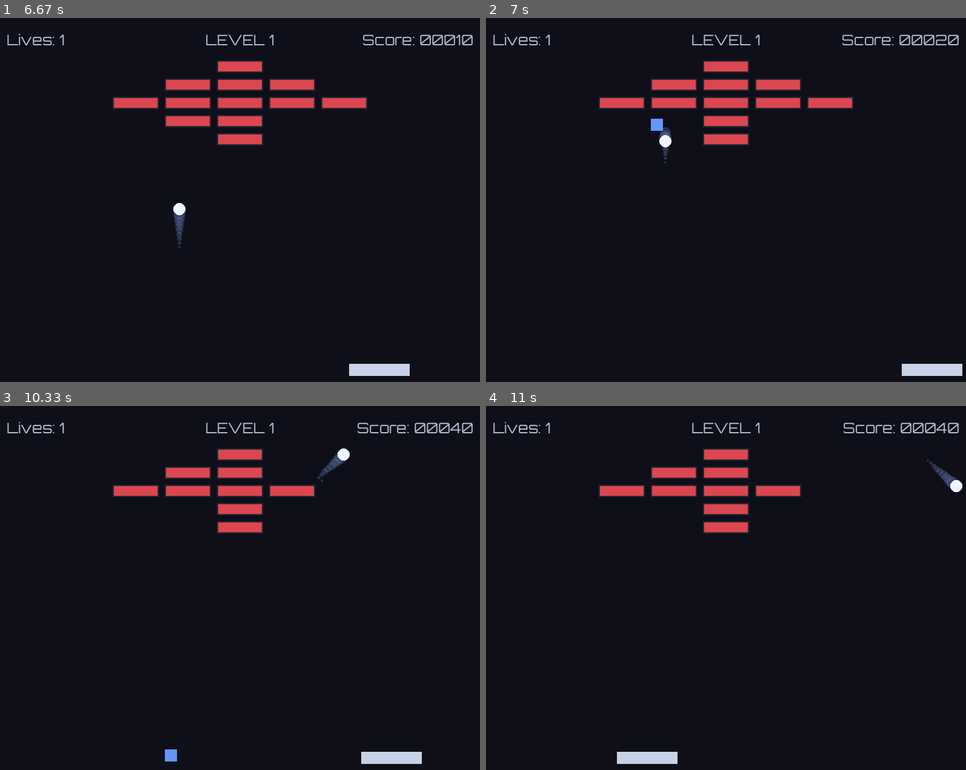
Above: before the commit, frames 1-4 (two rows, left to right).
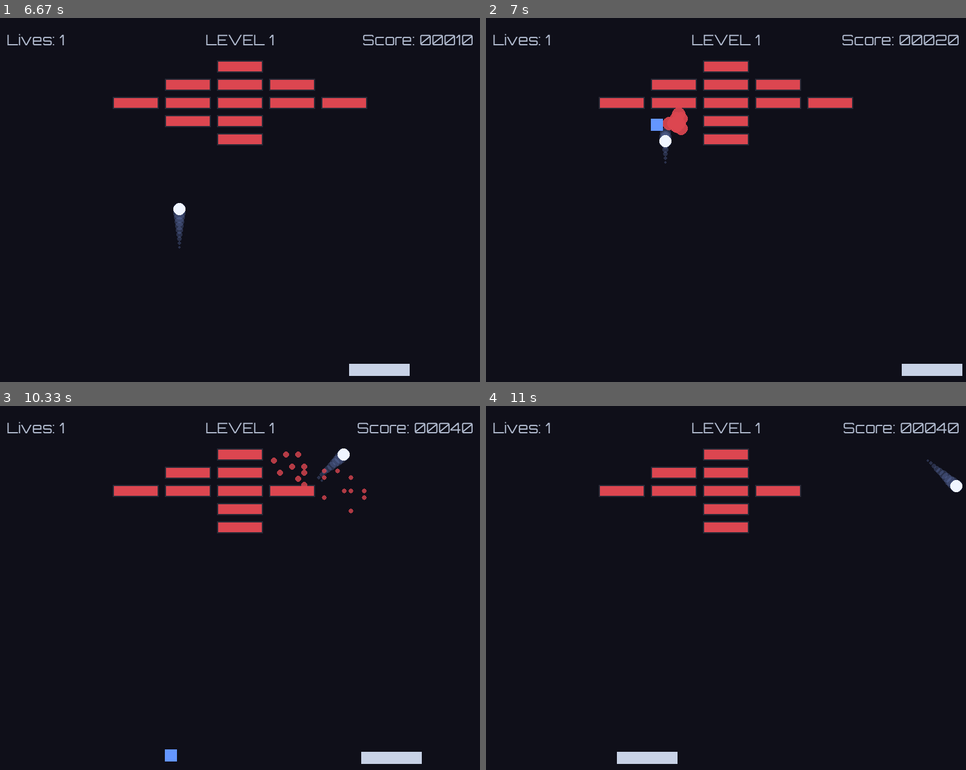
Above: after the commit, the same moments.

Repository: gkpyth/breakout-game-desktop-app-pygame
Game: pygame game, started from main.py
The game is run twice, just before and just after one commit, with the same random seed, the same clock (stepped at 60 frames per second) and the same inputs.
Inputs:
- Up to frame 1 (6.67 s): tap Space at 0.33, 1.3, 1.6, 1.73, 2.03, 2.4, 2.7, 2.9, 3.2, 3.4, 3.7, 3.9, 4.2, 4.47, 4.77, 4.9, 5.2, 5.57, 5.87, 6.07, 6.37, 6.57 s; hold Left 0.67-1.2 s; hold Left 1.23-1.63 s; hold Right 1.67-2.3 s; hold Left 2.33-2.8 s; hold Right 2.83-3.3 s; hold Right 3.33-3.8 s; hold Left 3.83-4.37 s; hold Left 4.4-4.8 s; hold Right 4.83-5.47 s; hold Left 5.5-5.97 s; hold Right 6-6.47 s; hold Right from 6.5 s (still down)
- Up to frame 2 (7 s): tap Space at 6.87 s; release Right at 6.97 s
- Up to frame 3 (10.33 s): hold Left 7-7.53 s; tap Space at 7.07, 7.37, 7.63, 7.93, 8.07, 8.37, 8.73, 9.03, 9.23, 9.53, 9.73, 10.03, 10.23 s; hold Left 7.57-7.97 s; hold Right 8-8.63 s; hold Left 8.67-9.13 s; hold Right 9.17-9.63 s; hold Right 9.67-10.13 s; hold Left from 10.17 s (still down)
- Up to frame 4 (11 s): tap Space at 10.53, 10.8 s; release Left at 10.7 s; hold Left from 10.73 s (still down)

Frame 1 is identical in both runs. In frame 2, 0.3% of the frame differs, in the area x 36-43%, y 24-33%; in frame 3, 0.2%; in frame 4, nothing differs.

Commit message:
Add particle effects on brick destruction - all scoped features complete

Diff:
--- a/gamemanager.py
+++ b/gamemanager.py
@@ -42,9 +42,10 @@
         balls = [Ball()]
         powerups = []
         initials = []
+        particles = []
         leaderboard_data = load_leaderboard()
         paddle.reset()
-        return bricks, balls, powerups, initials, leaderboard_data
+        return bricks, balls, powerups, initials, particles, leaderboard_data
 
     def draw_hud(self, screen):
         """Draw the HUD on the screen"""
--- a/main.py
+++ b/main.py
@@ -2,6 +2,7 @@
 import random
 
 from leaderboard import *
+from particles import Particle
 from sounds import SoundManager
 from ui import *
 from gamemanager import GameManager
@@ -28,6 +29,8 @@
 powerups = []
 
 initials = []
+
+particles = []
 
 leaderboard_data = load_leaderboard()            # Load the leaderboard data: return data["leaderboard"]
 
@@ -73,7 +76,7 @@
             # Game Over Screen: Restart
             elif event.key == pygame.K_SPACE and game_manager.state == "game_over" and game_manager.score_saved:
                     sound_manager.stop_music()
-                    bricks, balls, powerups, initials, leaderboard_data = game_manager.reset_game(paddle)
+                    bricks, balls, powerups, initials, particles, leaderboard_data = game_manager.reset_game(paddle)
                     game_manager.state = "playing"
 
             # Victory Screen: Initials Entry
@@ -91,7 +94,7 @@
             # Victory Screen: Restart
             elif event.key == pygame.K_SPACE and game_manager.state == "victory":
                 sound_manager.stop_music()
-                bricks, balls, powerups, initials, leaderboard_data = game_manager.reset_game(paddle)
+                bricks, balls, powerups, initials, particles, leaderboard_data = game_manager.reset_game(paddle)
                 game_manager.state = "playing"
 
             # Pause Screen
@@ -160,10 +163,18 @@
                     if brick.is_dead():
                         sound_manager.play_brick_destroyed()
                         bricks.remove(brick)
+                        for _ in range(10):
+                            particles.append(Particle(brick))
                         game_manager.update_score(brick.max_hp)
                         if random.random() < powerup_drop_chance:
                             sound_manager.play_powerup_spawn()
                             powerups.append(PowerUp(brick.x_pos, brick.y_pos))
+
+        for particle in particles[:]:
+            particle.update()
+            particle.draw(screen)
+            if particle.is_dead():
+                particles.remove(particle)
 
         for powerup in powerups[:]:
             powerup.draw_powerup(screen)
--- /dev/null
+++ b/particles.py
@@ -0,0 +1,36 @@
+from random import randint
+
+import pygame
+import random
+
+from settings import *
+
+class Particle:
+    def __init__(self, brick):
+        self.x_pos = brick.x_pos + brick.width / 2
+        self.y_pos = brick.y_pos + brick.height / 2
+        self.x_vel = random.randint(-3, 3)
+        self.y_vel = random.randint(-3, 3)
+        self.radius = 15
+        self.alpha = 255
+
+    def update(self):
+        """Move, shrink, and fade the particle"""
+        self.x_pos += self.x_vel
+        self.y_pos += self.y_vel
+        self.radius -= 1
+        self.alpha -= 5
+
+    def draw(self, screen):
+        """Draw the particle on the screen"""
+        if self.radius > 0:
+            surface = pygame.Surface((self.radius * 2, self.radius * 2), pygame.SRCALPHA)
+            color = get_theme()["brick_1hp"]
+            pygame.draw.circle(surface, (color[0], color[1], color[2], self.alpha), (self.radius, self.radius), self.radius)
+            screen.blit(surface, (self.x_pos - self.radius, self.y_pos - self.radius))
+
+    def is_dead(self):
+        """Return True if the particle is no longer visible"""
+        if self.alpha <= 0:
+            return True
+        return False
--- a/settings.py
+++ b/settings.py
@@ -19,7 +19,6 @@
     "brick_1hp": (220, 70, 80),
     "brick_2hp": (230, 160, 50),
     "brick_3hp": (60, 170, 220),
-    "particles": (255, 200, 100),
     "power_up_grow": (0, 200, 100),
     "power_up_balls": (100, 150, 255),
     "power_up_slow_mo": (200, 100, 255),
@@ -40,7 +39,6 @@
     "brick_1hp": (200, 55, 65),
     "brick_2hp": (210, 140, 40),
     "brick_3hp": (45, 140, 200),
-    "particles": (230, 170, 60),
     "power_up_grow": (0, 170, 85),
     "power_up_balls": (70, 120, 230),
     "power_up_slow_mo": (170, 70, 230),
